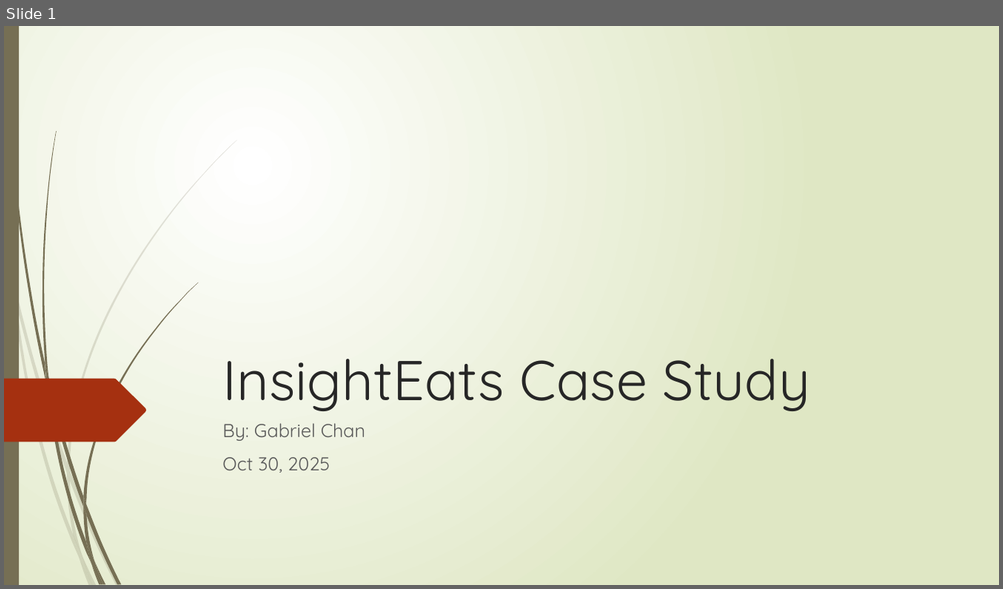
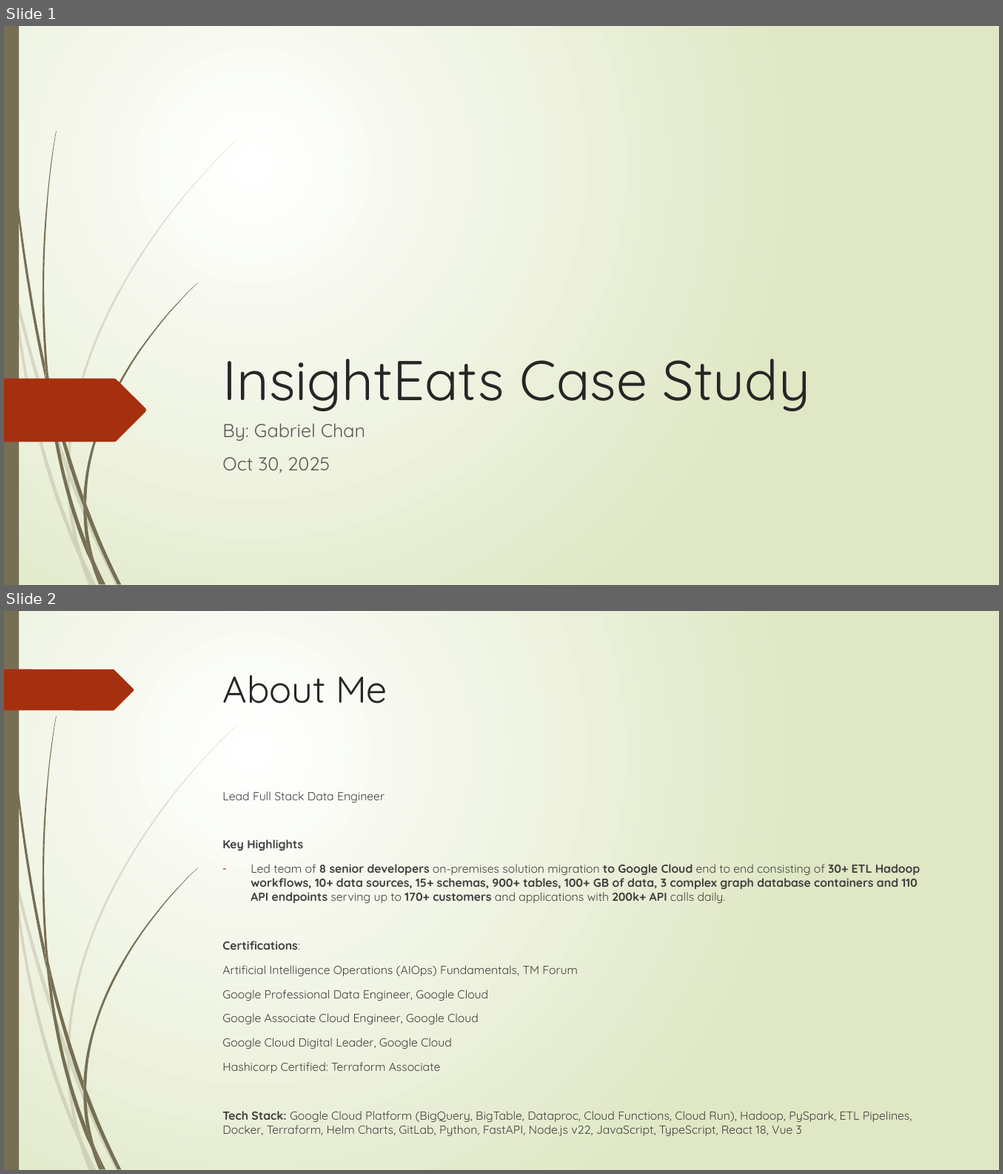
Before and after one commit to gabrielchanyk/food_insights_data_engineering, a slide deck: InsightEats Case Study.pptx. Shown one above the other, each under a label of ours: slide 1 before the commit, slides 1 and 2 after it. The pictures are 1003x589 and 1003x1174 pixels, drawn with LibreOffice and Linux fonts; fonts in the diff are those of the drawing. Boxes give left, top, right and bottom in pixels: in the first picture for what was removed or moved away, otherwise in the second. Text is boxed around its words. In the diff, an @@ line names an element or a change of style, - is before the commit and + after.

Commit message:
add about me

```diff
--- a/InsightEats Case Study.pptx
+++ b/InsightEats Case Study.pptx
@@ slide 2 added at (4,611,999,1170), background gradient #FFFFFF to #DFE8C4; not listed: 23 template elements that a slide beside it also shows @@
@@ freeform shape added at (4,669,134,710), fill #A53010 @@
@@ title added at (223,675,387,703), 36 pt, text #262626 @@
+About Me
@@ text added at (222,792,919,1136), 11.2 pt, text #404040 @@
+Lead Full Stack Data Engineer
+Key Highlights
+– Led team of 8 senior developers on-premises solution migration to Google Cloud end to end consisting of 30+ ETL Hadoop workflows, 10+ data sources, 15+ schemas, 900+ tables, 100+ GB of data, 3 complex graph database containers and 110 API endpoints serving up to 170+ customers and applications with 200k+ API calls daily.
+Certifications:
+Artificial Intelligence Operations (AIOps) Fundamentals, TM Forum
+Google Professional Data Engineer, Google Cloud
+Google Associate Cloud Engineer, Google Cloud
+Google Cloud Digital Leader, Google Cloud
+Hashicorp Certified: Terraform Associate
+Tech Stack: Google Cloud Platform (BigQuery, BigTable, Dataproc, Cloud Functions, Cloud Run), Hadoop, PySpark, ETL Pipelines, Docker, Terraform, Helm Charts, GitLab, Python, FastAPI, Node.js v22, JavaScript, TypeScript, React 18, Vue 3
```
Also in this commit, not shown: 2 slides changed.
